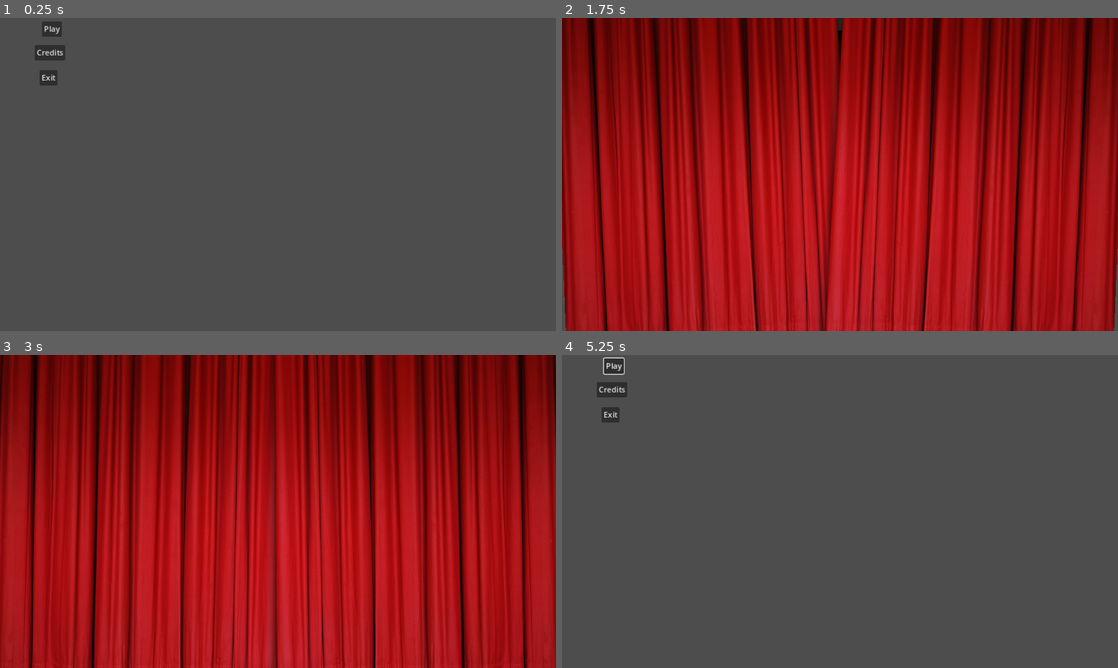
Above: before the commit, frames 1-4 (two rows, left to right).
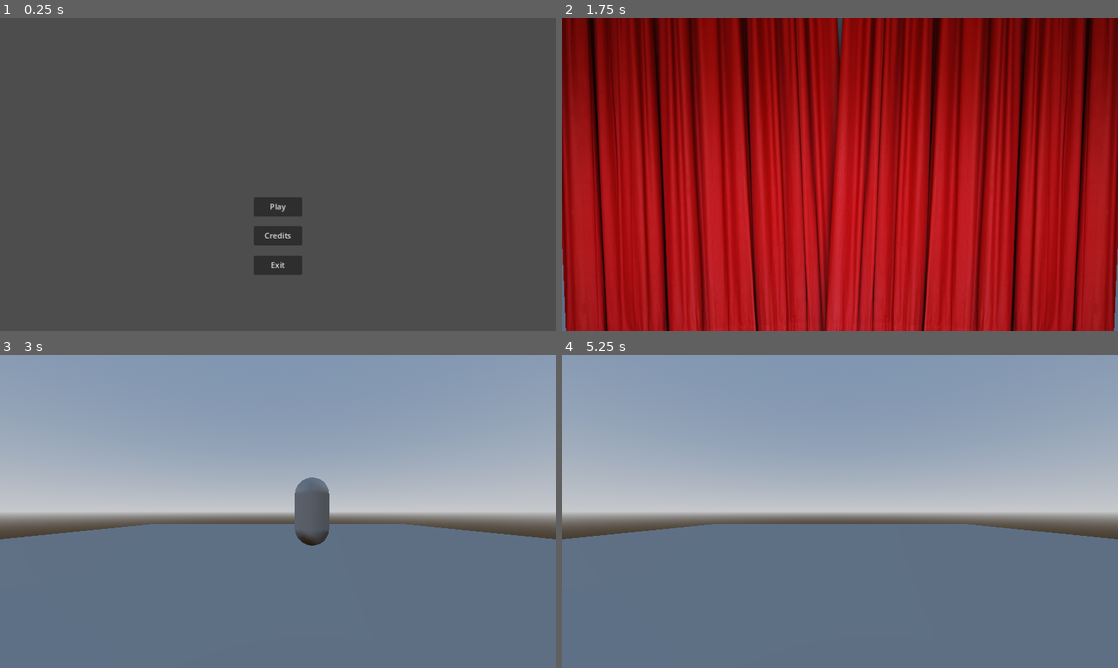
Above: after the commit, the same moments.

Repository: PikachuGGJ/Clownery
Game: Godot game, scene res://scenes/menu.tscn
Two runs of this game, one before a commit and one after it. Both use one fixed random seed, a clock stepped at 60 frames per second and the inputs below.
Inputs (mouse positions are in pixels of both pictures, inside the frame that each line leads up to):
- Up to frame 1 (0.25 s): no input
- Up to frame 2 (1.75 s): click "Credits" at 0.5 s; click "Play" at 1.25 s
- Up to frame 3 (3 s): click (266, 558) at 2 s, where only the run before the commit has a clickable "Back"; move the mouse to (400, 495) at 2.77 s; hold D (right) from 2.78 s (still down)
- Up to frame 4 (5.25 s): release D (right) at 3.5 s; click (612, 367) at 3.5 s, where only the run before the commit has a clickable "Play"; move the mouse to (728, 527) at 4.27 s; hold S (back) 4.28-5.03 s; tap Enter (ui_accept) at 4.52 s; move the mouse to (895, 442) at 5.02 s; hold D (right) from 5.03 s (still down)

The runs differ from the first frame. In frame 1, 2.0% of the frame differs, in the area x 6-55%, y 1-82%; in frame 2, 0.3%; in frame 3, 100%, in the area x 0-100%, y 0-100%; in frame 4, 98%.

Commit message:
Añadidos archivos de sonido, retocado menú

Diff:
--- a/scenes/credits.tscn
+++ b/scenes/credits.tscn
@@ -9,16 +9,16 @@
 script = ExtResource("1_m7kp4")
 
 [node name="background" type="Sprite2D" parent="."]
-position = Vector2(578, 321)
-scale = Vector2(0.516623, 0.516623)
+position = Vector2(577.075, 329.188)
+scale = Vector2(0.5771, 0.5771)
 texture = ExtResource("2_nt6vu")
 
 [node name="back" type="Button" parent="."]
 layout_mode = 0
-offset_left = 530.0
-offset_top = 405.0
-offset_right = 577.0
-offset_bottom = 436.0
+offset_left = 524.0
+offset_top = 398.0
+offset_right = 624.0
+offset_bottom = 441.0
 text = "Back
 "
 
--- a/scenes/menu.tscn
+++ b/scenes/menu.tscn
@@ -1,35 +1,73 @@
-[gd_scene load_steps=2 format=3 uid="uid://cxej5lmt43t41"]
+[gd_scene load_steps=3 format=3 uid="uid://cxej5lmt43t41"]
 
 [ext_resource type="Script" path="res://scripts/menu.gd" id="1_y5x7h"]
+[ext_resource type="Texture2D" uid="uid://bat5rlgdixneq" path="res://backgrounds/stage-background.jpg" id="2_0eel5"]
 
 [node name="Menu" type="Control"]
 layout_mode = 3
-anchors_preset = 0
+anchors_preset = 7
+anchor_left = 0.5
+anchor_top = 1.0
+anchor_right = 0.5
+anchor_bottom = 1.0
+offset_top = -197.0
+offset_bottom = -197.0
+grow_horizontal = 2
+grow_vertical = 0
 script = ExtResource("1_y5x7h")
 
+[node name="background" type="Sprite2D" parent="."]
+visible = false
+z_index = -1
+position = Vector2(575.745, 329.125)
+scale = Vector2(0.575459, 0.575459)
+texture = ExtResource("2_0eel5")
+
 [node name="play" type="Button" parent="."]
-layout_mode = 0
-offset_left = 87.0
-offset_top = 7.0
-offset_right = 128.0
-offset_bottom = 38.0
+layout_mode = 1
+anchors_preset = 8
+anchor_left = 0.5
+anchor_top = 0.5
+anchor_right = 0.5
+anchor_bottom = 0.5
+offset_left = -50.0
+offset_top = -80.0
+offset_right = 50.0
+offset_bottom = -40.0
+grow_horizontal = 2
+grow_vertical = 2
 text = "Play"
 
 [node name="credits" type="Button" parent="."]
-layout_mode = 0
-offset_left = 72.0
-offset_top = 56.0
-offset_right = 135.0
-offset_bottom = 87.0
+layout_mode = 1
+anchors_preset = 8
+anchor_left = 0.5
+anchor_top = 0.5
+anchor_right = 0.5
+anchor_bottom = 0.5
+offset_left = -50.0
+offset_top = -20.0
+offset_right = 50.0
+offset_bottom = 20.0
+grow_horizontal = 2
+grow_vertical = 2
 text = "Credits"
 
 [node name="exit" type="Button" parent="."]
-layout_mode = 0
-offset_left = 82.0
-offset_top = 108.0
-offset_right = 119.0
-offset_bottom = 139.0
+layout_mode = 1
+anchors_preset = 8
+anchor_left = 0.5
+anchor_top = 0.5
+anchor_right = 0.5
+anchor_bottom = 0.5
+offset_left = -50.0
+offset_top = 41.0
+offset_right = 50.0
+offset_bottom = 81.0
+grow_horizontal = 2
+grow_vertical = 2
 text = "Exit"
 
+[connection signal="pressed" from="play" to="." method="_on_play_pressed"]
 [connection signal="pressed" from="credits" to="." method="_on_credits_pressed"]
 [connection signal="pressed" from="exit" to="." method="_on_exit_pressed"]
--- a/scripts/menu.gd
+++ b/scripts/menu.gd
@@ -1,9 +1,10 @@
 extends Control
 
+func _on_play_pressed():
+	Telon.change_scene_to_file("res://escena_de_pruebas.tscn")
 
 func _on_exit_pressed():
 	get_tree().quit()
 
-
 func _on_credits_pressed():
 	Telon.change_scene_to_file("res://scenes/credits.tscn")
Not shown, added: music/73581__benboncan__sad-trombone.wav.import
Not shown, added: music/Louie Zong & The Barking Dawgz - dog park.mp3.import
Not shown, added: music/Louie Zong - dogsitting.mp3.import
Not shown, added: music/Window shop Debauchery - Because I am a clown, my biggest fear is coulrophobia.mp3.import
Not shown, added: music/mixkit-completion-of-a-level-2063.wav.import
Not shown, added: music/mixkit-game-ball-tap-2073.wav.import
Not shown, added: music/mixkit-ominous-drums-227.wav.import
Not shown, added: music/73581__benboncan__sad-trombone.wav
Not shown, added: music/Louie Zong & The Barking Dawgz - dog park.mp3
Not shown, added: music/Louie Zong - dogsitting.mp3
Not shown, added: music/Window shop Debauchery - Because I am a clown, my biggest fear is coulrophobia.mp3
Not shown, added: music/mixkit-completion-of-a-level-2063.wav
(and 2 more such lines)
